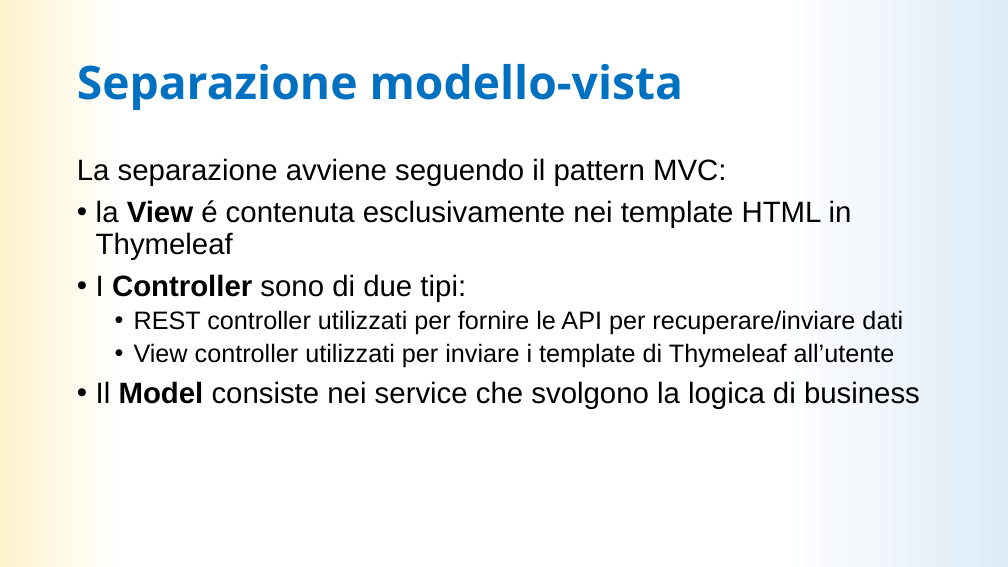
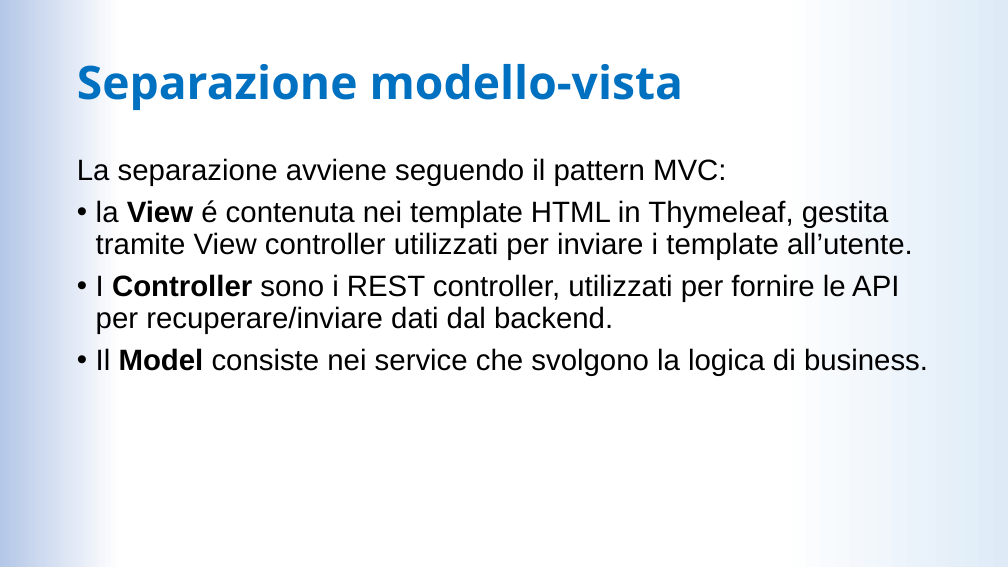
Before and after one commit to LDolzanelli/progettoIngegneria, a slide deck: slide 4 of doc/Presentazione/Presentazione_ingsw_parteB.pptx. Drawn at 1008x567 pixels with LibreOffice and Linux fonts; fonts in the diff are those of the drawing. Boxes give left, top, right and bottom in pixels: in the first picture for what was removed or moved away, otherwise in the second. Text is boxed around its words. In the diff, an @@ line names an element or a change of style, - is before the commit and + after.

```diff
--- a/doc/Presentazione/Presentazione_ingsw_parteB.pptx
+++ b/doc/Presentazione/Presentazione_ingsw_parteB.pptx
@@ background gradient #DEEBF7 to #FFFFFF to #FFF2CC to gradient #DEEBF7 to #FFFFFF to #B4C7E7 @@
@@ text at (96, 200, 928, 376): text changed @@
-• la View é contenuta esclusivamente nei template HTML in Thymeleaf
-• I Controller sono di due tipi:
-  • REST controller utilizzati per fornire le API per recuperare/inviare dati
-  • View controller utilizzati per inviare i template di Thymeleaf all’utente
-• Il Model consiste nei service che svolgono la logica di business
+• la View é contenuta nei template HTML in Thymeleaf, gestita tramite View controller utilizzati per inviare i template all’utente.
+• I Controller sono i REST controller, utilizzati per fornire le API per recuperare/inviare dati dal backend.
+• Il Model consiste nei service che svolgono la logica di business.
```
Also in this commit, not shown: 26 other slides changed, 1 slide added, 2 slides removed.
